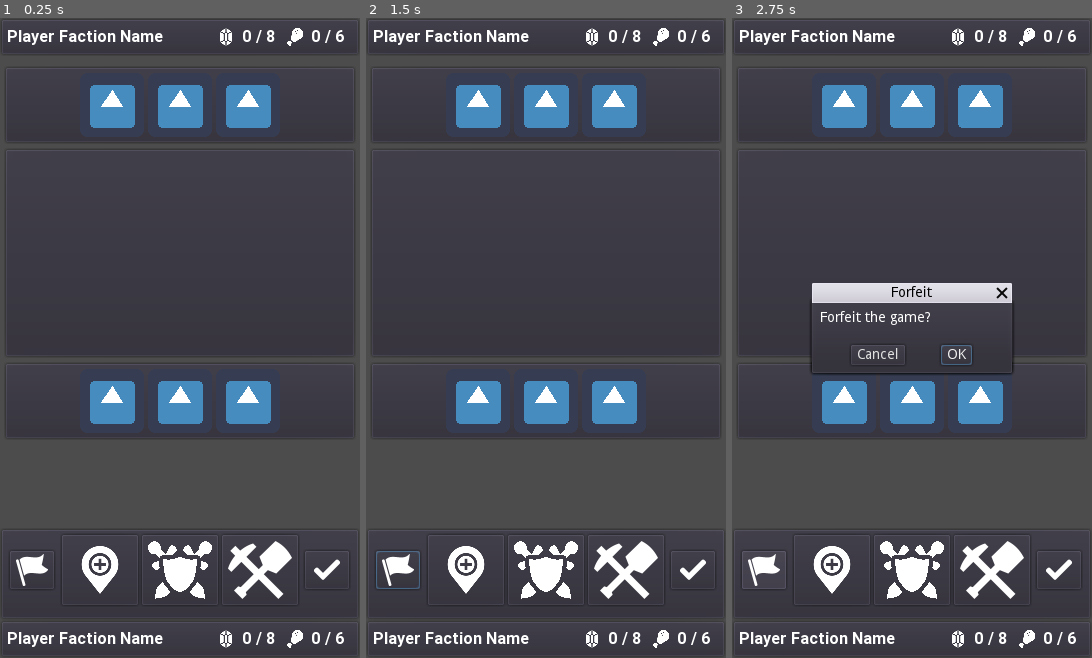
Above: before the commit, frames 1-3 (left to right).
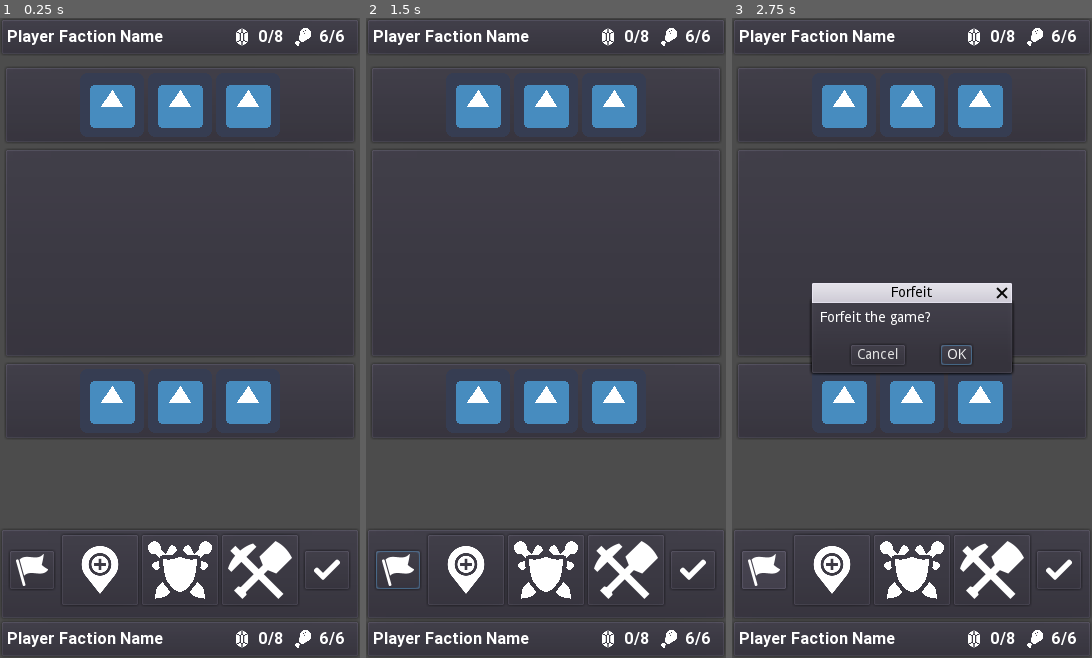
Above: after the commit, the same moments.

Repository: oatspear/obminion-hs
Game: Godot game, scene res://scenes/GuiSketch.tscn
Same seed, same stepped clock (60 frames per second), same inputs: the game is played once before the commit and once after it. The project has no main scene, so this scene is started directly. The engine's default icon, where the game draws it, is replaced by a stand-in: a white triangle on a blue panel in a dark square.
Inputs (mouse positions are in pixels of both pictures, inside the frame that each line leads up to):
- Up to frame 1 (0.25 s): no input
- Up to frame 2 (1.5 s): click (398, 568) at 0.5 s; click "OK" at 1.25 s
- Up to frame 3 (2.75 s): click (764, 568) at 2 s

The runs differ from the first frame. In frame 1, 0.9% of the frame differs, in the area x 61-94%, y 1-99%; in frame 2, 0.9%; in frame 3, 0.9%.

Commit message:
renaming files

Diff:
--- a/scenes/battle/components/ResourcePanel.tscn
+++ b/scenes/battle/components/ResourcePanel.tscn
@@ -1,8 +1,9 @@
 [gd_scene load_steps=4 format=2]
 
-[ext_resource path="res://scenes/ui/labels/GoldIndicator.tscn" type="PackedScene" id=1]
-[ext_resource path="res://scenes/ui/labels/FoodIndicator.tscn" type="PackedScene" id=2]
+[ext_resource path="res://scenes/ui/labels/GoldXYIconLabel.tscn" type="PackedScene" id=1]
+[ext_resource path="res://scenes/ui/labels/FoodXYIconLabel.tscn" type="PackedScene" id=2]
 [ext_resource path="res://assets/fonts/roboto_bold_16.tres" type="DynamicFont" id=3]
+
 
 [node name="ResourcePanel" type="PanelContainer"]
 anchor_right = 1.0
--- a/scenes/ui/labels/FoodIndicator.tscn
+++ b/scenes/ui/labels/FoodXYIconLabel.tscn
@@ -1,9 +1,10 @@
 [gd_scene load_steps=3 format=2]
 
 [ext_resource path="res://assets/icons/food.png" type="Texture" id=1]
-[ext_resource path="res://scenes/ui/labels/ValueIndicator.tscn" type="PackedScene" id=2]
+[ext_resource path="res://scenes/ui/labels/XYIconLabel.tscn" type="PackedScene" id=2]
 
 [node name="Food" instance=ExtResource( 2 )]
+current_value = 6
 
 [node name="Icon" parent="." index="0"]
 texture = ExtResource( 1 )
--- a/scenes/ui/labels/GoldIndicator.tscn
+++ /dev/null
@@ -1,14 +0,0 @@
-[gd_scene load_steps=3 format=2]
-
-[ext_resource path="res://assets/icons/crystal.png" type="Texture" id=1]
-[ext_resource path="res://scenes/ui/labels/ValueIndicator.tscn" type="PackedScene" id=2]
-
-[node name="Gold" instance=ExtResource( 2 )]
-max_value = 8
-
-[node name="Icon" parent="." index="0"]
-texture = ExtResource( 1 )
-
-[node name="Label" parent="." index="1"]
-margin_right = 61.0
-text = "0 / 8"
--- /dev/null
+++ b/scenes/ui/labels/GoldXYIconLabel.tscn
@@ -0,0 +1,14 @@
+[gd_scene load_steps=3 format=2]
+
+[ext_resource path="res://scenes/ui/labels/XYIconLabel.tscn" type="PackedScene" id=1]
+[ext_resource path="res://assets/icons/crystal.png" type="Texture" id=2]
+
+[node name="Gold" instance=ExtResource( 1 )]
+max_value = 8
+
+[node name="Icon" parent="." index="0"]
+texture = ExtResource( 2 )
+
+[node name="Label" parent="." index="1"]
+margin_right = 53.0
+text = "0/8"
--- a/scenes/ui/labels/ValueIndicator.gd
+++ b/scenes/ui/labels/XYIconLabel.gd
@@ -4,7 +4,7 @@
 # Constants
 ################################################################################
 
-const STR_RESOURCE_FORMAT = "%d / %d"
+const STR_RESOURCE_FORMAT = "%d/%d"
 
 ################################################################################
 # Variables
--- a/scenes/ui/labels/ValueIndicator.tscn
+++ b/scenes/ui/labels/XYIconLabel.tscn
@@ -1,14 +1,14 @@
 [gd_scene load_steps=4 format=2]
 
-[ext_resource path="res://icon.png" type="Texture" id=1]
+[ext_resource path="res://scenes/ui/labels/XYIconLabel.gd" type="Script" id=1]
 [ext_resource path="res://assets/fonts/roboto_bold_16.tres" type="DynamicFont" id=2]
-[ext_resource path="res://scenes/ui/labels/ValueIndicator.gd" type="Script" id=3]
+[ext_resource path="res://icon.png" type="Texture" id=3]
 
-[node name="ResourceLabel" type="HBoxContainer"]
+[node name="Resource" type="HBoxContainer"]
 margin_right = 62.0
 margin_bottom = 24.0
 size_flags_vertical = 3
-script = ExtResource( 3 )
+script = ExtResource( 1 )
 __meta__ = {
 "_edit_use_anchors_": false
 }
@@ -17,14 +17,14 @@
 margin_right = 24.0
 margin_bottom = 24.0
 rect_min_size = Vector2( 24, 24 )
-texture = ExtResource( 1 )
+texture = ExtResource( 3 )
 expand = true
 stretch_mode = 5
 
 [node name="Label" type="Label" parent="."]
 margin_left = 28.0
 margin_top = 2.0
-margin_right = 62.0
+margin_right = 54.0
 margin_bottom = 21.0
 custom_fonts/font = ExtResource( 2 )
-text = "0 / 6"
+text = "0/6"
